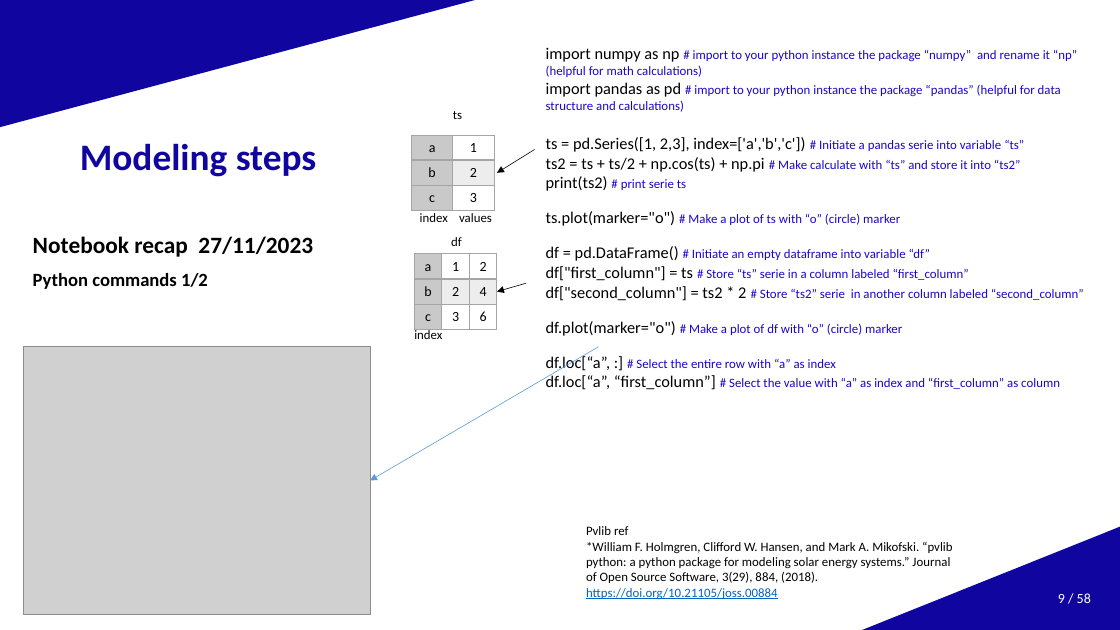
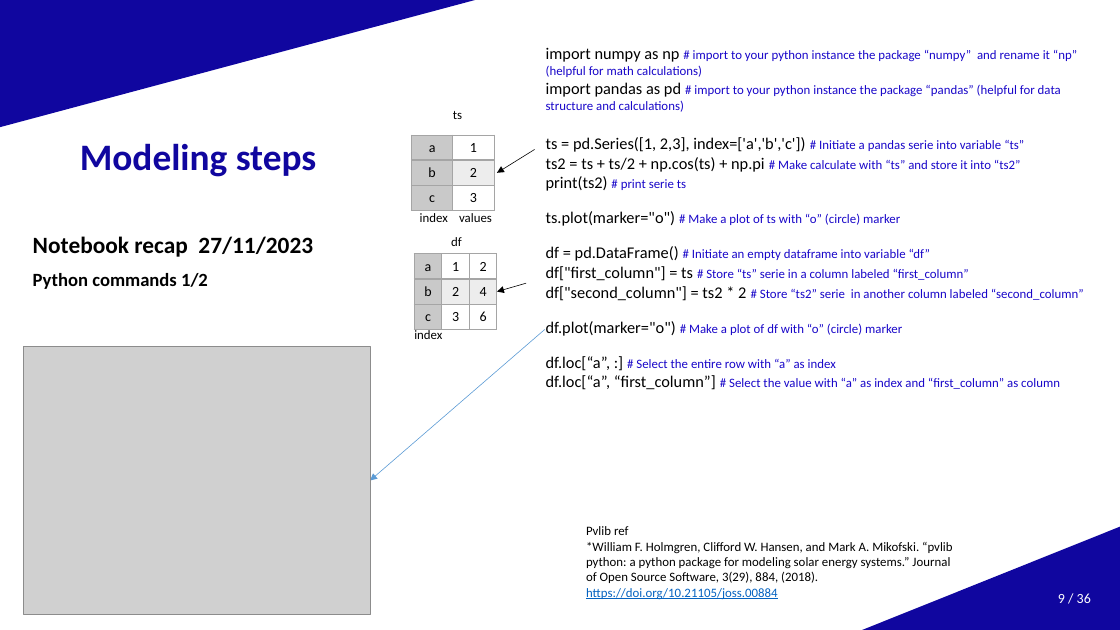
Before and after one commit to AlexandreHugoMathieu/pvfault_detection_solar_academy, a slide deck: slide 9 of slides/slides_05122023.pptx. Drawn at 1120x630 pixels with LibreOffice and Linux fonts; fonts in the diff are those of the drawing; grey boxes stand for pictures; background and template pictures are left out. Boxes give left, top, right and bottom in pixels: in the first picture for what was removed or moved away, otherwise in the second. Text is boxed around its words. In the diff, an @@ line names an element or a change of style, - is before the commit and + after.

```diff
--- a/slides/slides_05122023.pptx
+++ b/slides/slides_05122023.pptx
@@ arrow moved from (599, 347) - (371, 481) to (545, 329) - (371, 481) @@
@@ page number at (1058,593,1091,603): text changed @@
-9 / 58
+9 / 36
```
Also in this commit, not shown: 5 other slides changed, 2 other files.
